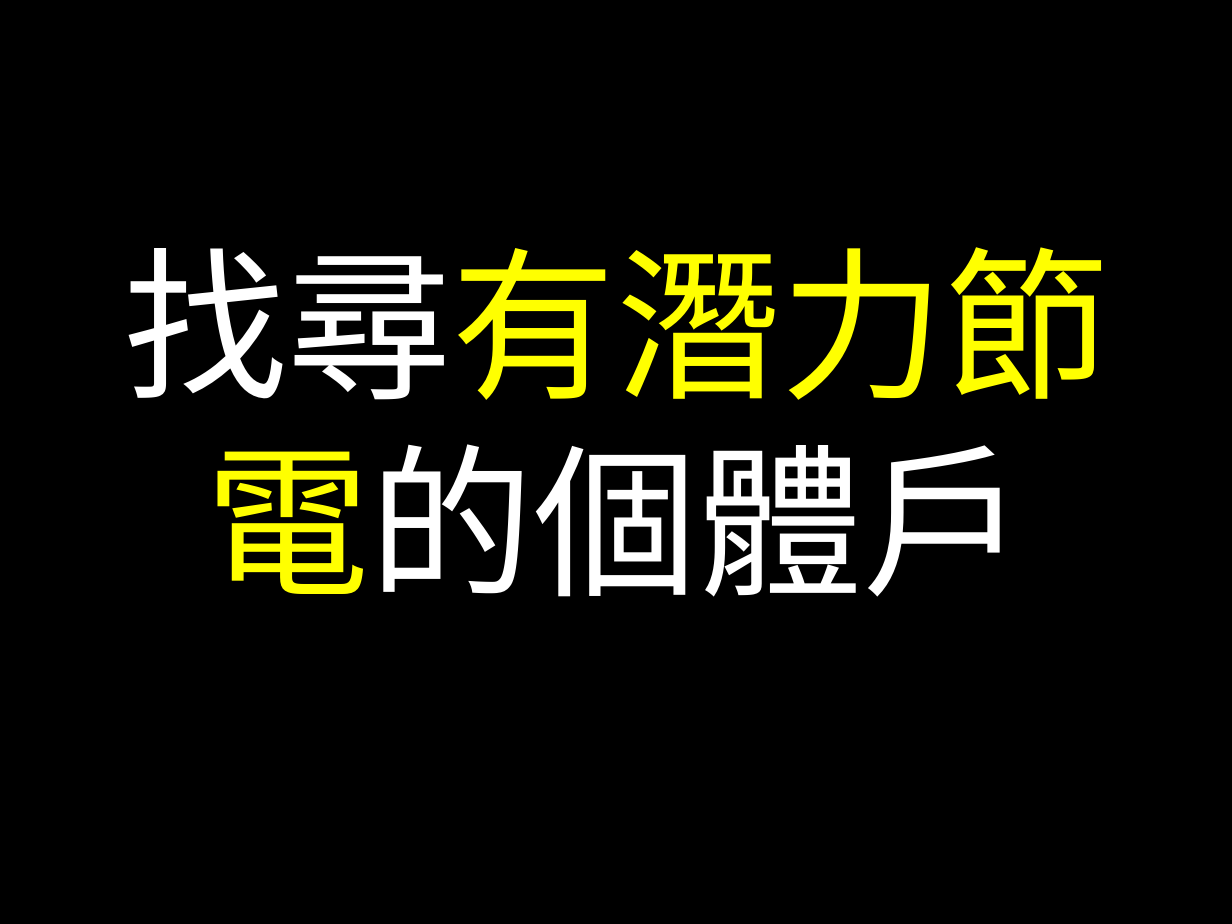
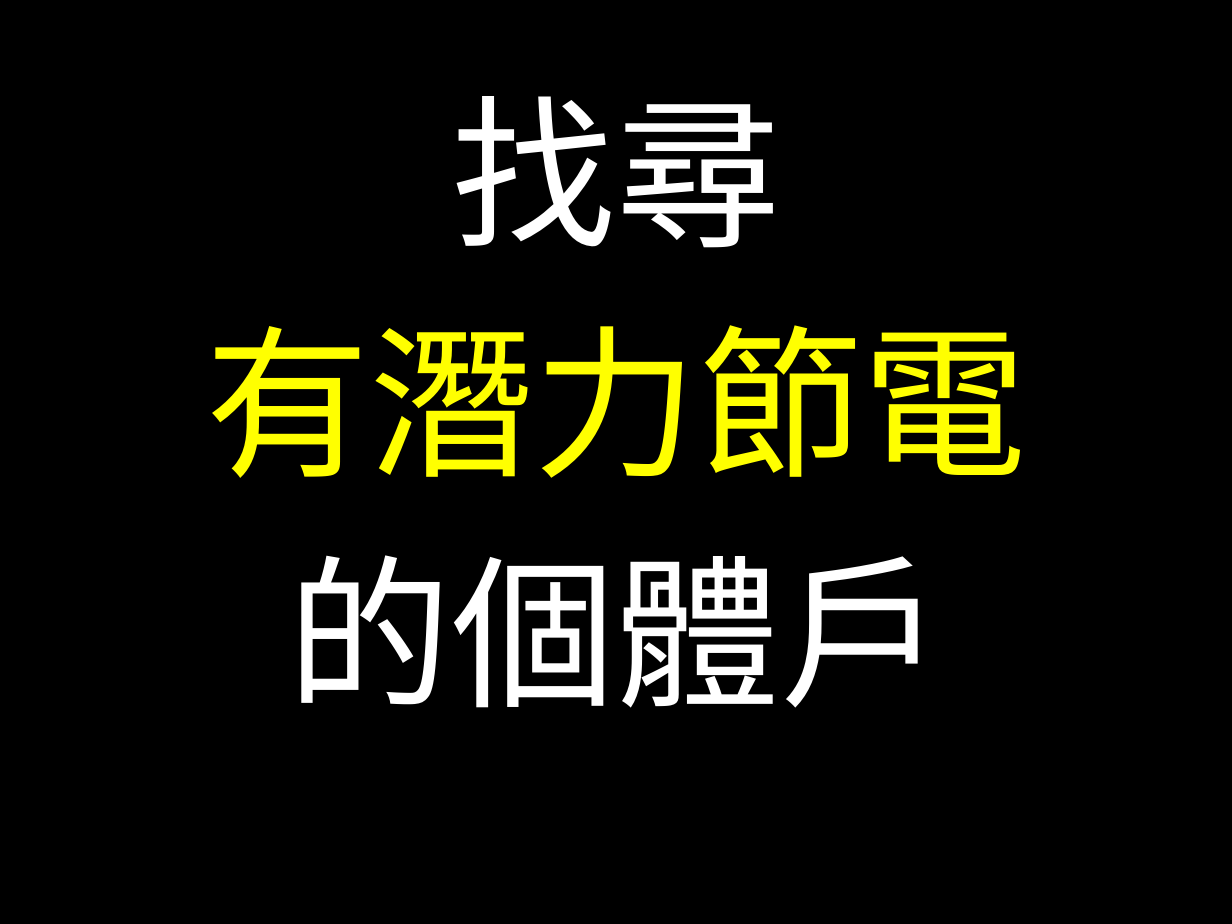
Before and after one commit to peishenwu/TaipowerHackathon2016, a slide deck: slide 2 of readme.pptx. Drawn at 1232x924 pixels with LibreOffice and Linux fonts; fonts in the diff are those of the drawing. Boxes give left, top, right and bottom in pixels: in the first picture for what was removed or moved away, otherwise in the second. Text is boxed around its words. In the diff, an @@ line names an element or a change of style, - is before the commit and + after.

```diff
--- a/readme.pptx
+++ b/readme.pptx
@@ text at (205, 96, 1026, 708): text changed @@
-找尋有潛力節電的個體戶
+找尋
+有潛力節電
+的個體戶
```
Also in this commit, not shown: 1 other slide changed, 2 other files.
